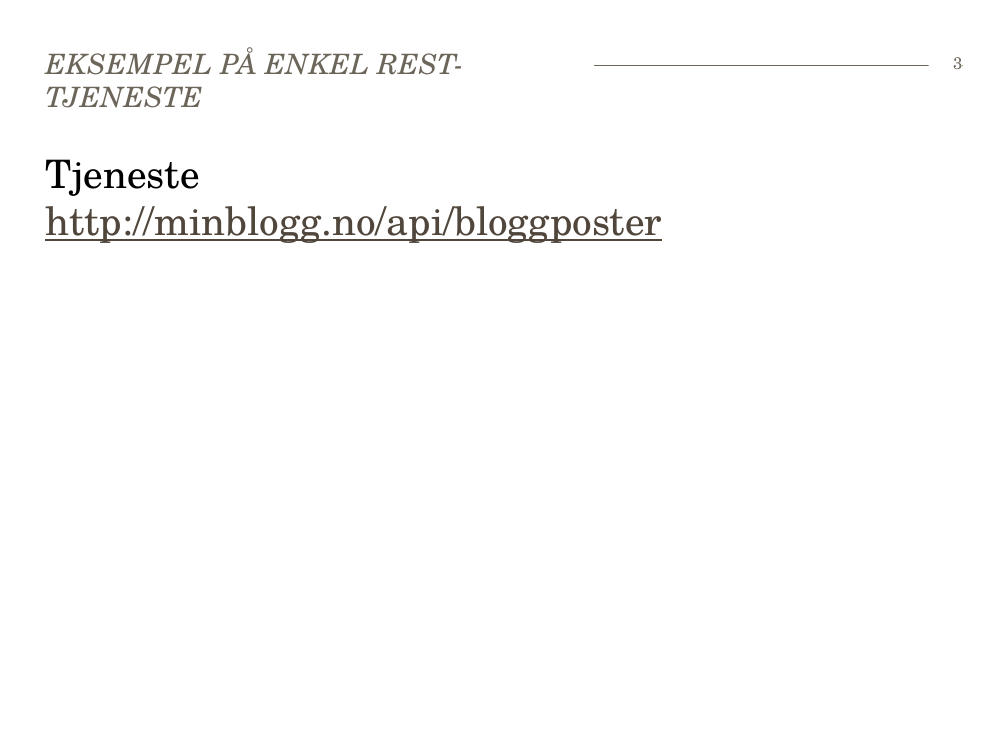
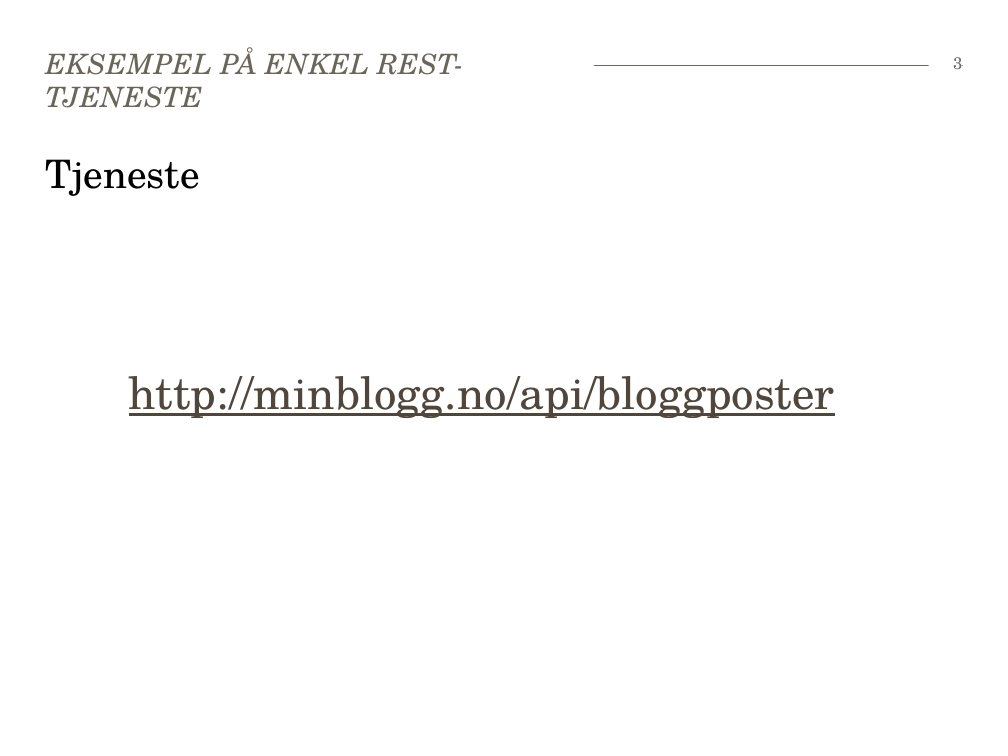
Before and after one commit to bekk/dotnetkurs, a slide deck: slide 3 of webapi/WebAPI.pptx. Drawn at 1008x756 pixels with LibreOffice and Linux fonts; fonts in the diff are those of the drawing. Boxes give left, top, right and bottom in pixels: in the first picture for what was removed or moved away, otherwise in the second. Text is boxed around its words. In the diff, an @@ line names an element or a change of style, - is before the commit and + after.

Commit message:
Adjustments to slides for webapi and uploaded MinBlogg

```diff
--- a/webapi/WebAPI.pptx
+++ b/webapi/WebAPI.pptx
@@ text at (129,376,835,418): size 28 to 32 pt in "http://minblogg.no/api/bloggposter"; alignment left to centre @@
```
Also in this commit, not shown: 13 other slides changed, 16 other files.
